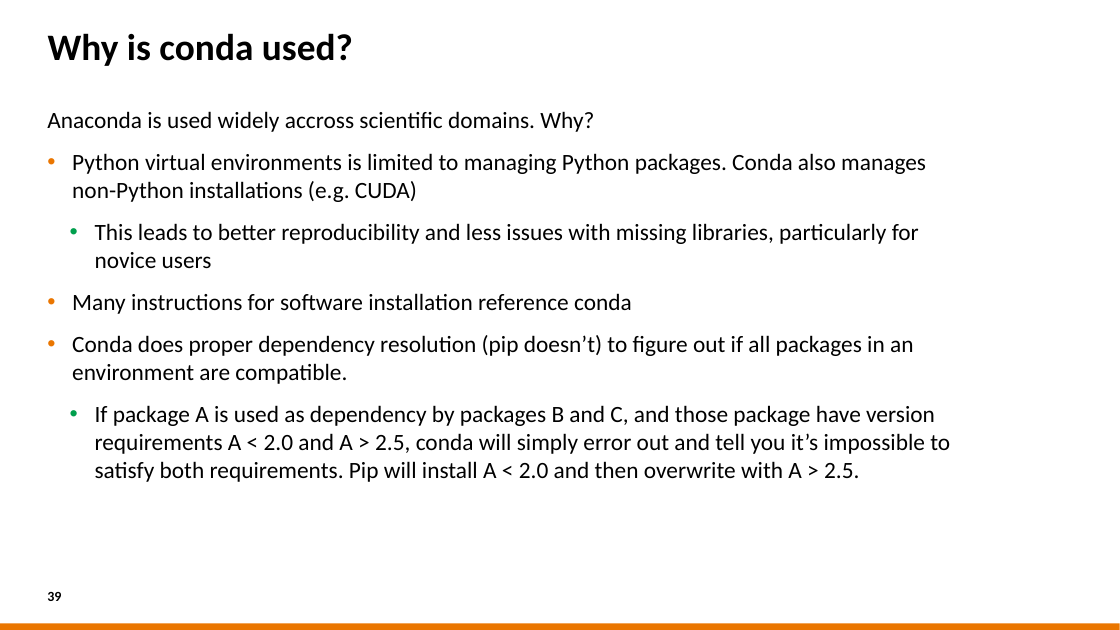
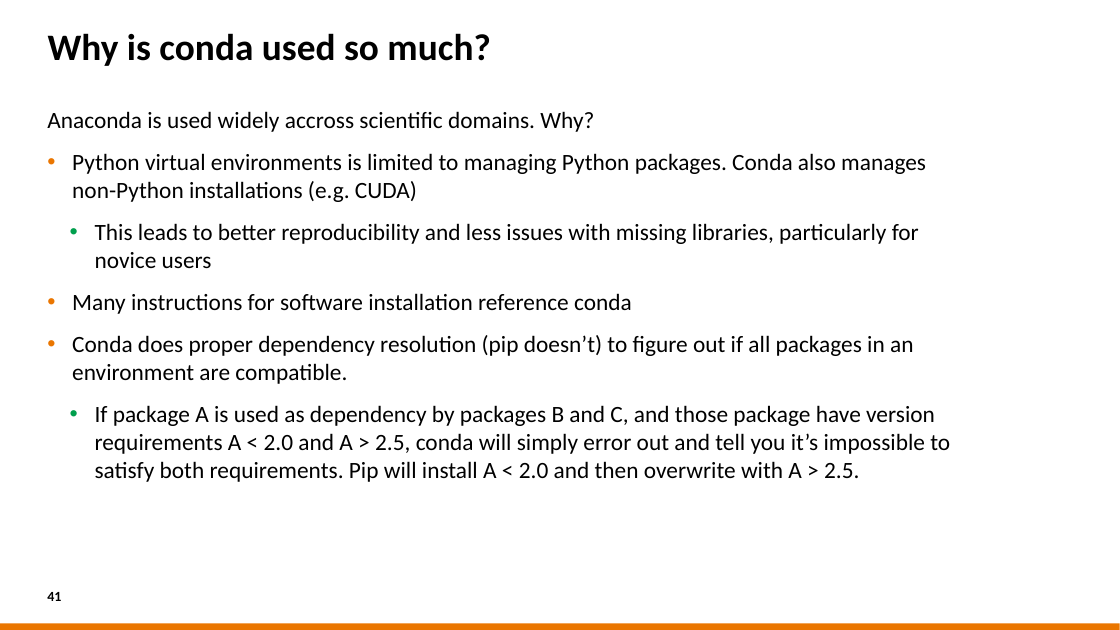
Before and after one commit to sara-nl/MLonHPC_May2023, a slide deck: slide 41 of Software_installations_on_HPC_systems.pptx (slide 39 before the commit). Drawn at 1120x630 pixels with LibreOffice and Linux fonts; fonts in the diff are those of the drawing; background and template pictures are left out. Boxes give left, top, right and bottom in pixels: in the first picture for what was removed or moved away, otherwise in the second. Text is boxed around its words. In the diff, an @@ line names an element or a change of style, - is before the commit and + after.

```diff
--- a/Software_installations_on_HPC_systems.pptx
+++ b/Software_installations_on_HPC_systems.pptx
@@ title at <box>48,33,490,66</box>: text changed @@
-Why is conda used?
+Why is conda used so much?
@@ page number at <box>47,592,61,601</box>: text changed @@
-39
+41
```
Also in this commit, not shown: 5 other slides changed, 2 slides added, 1 other file.
